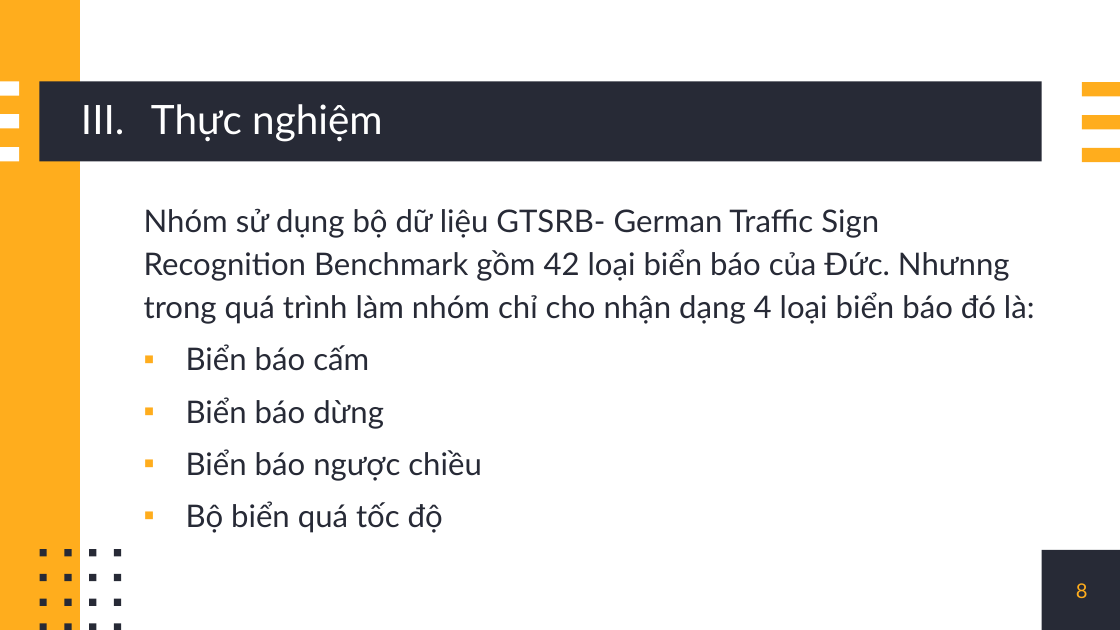
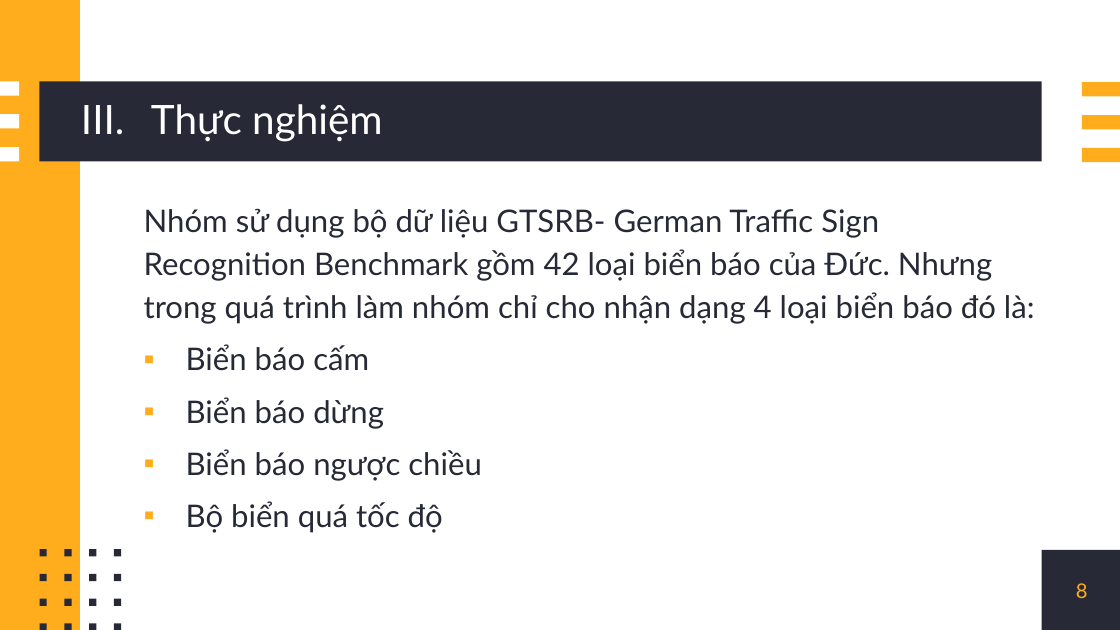
Before and after one commit to TruongNhat1759/Traffic-Sign-Recognition, a slide deck: slide 8 of Slide.pptx. Drawn at 1120x630 pixels with LibreOffice and Linux fonts; fonts in the diff are those of the drawing. Boxes give left, top, right and bottom in pixels: in the first picture for what was removed or moved away, otherwise in the second. Text is boxed around its words. In the diff, an @@ line names an element or a change of style, - is before the commit and + after.

```diff
--- a/Slide.pptx
+++ b/Slide.pptx
@@ text at (144, 208, 1035, 324): text changed @@
-Nhóm sử dụng bộ dữ liệu GTSRB- German Traffic Sign Recognition Benchmark gồm 42 loại biển báo của Đức. Nhưnng trong quá trình làm nhóm chỉ cho nhận dạng 4 loại biển báo đó là:
+Nhóm sử dụng bộ dữ liệu GTSRB- German Traffic Sign Recognition Benchmark gồm 42 loại biển báo của Đức. Nhưng trong quá trình làm nhóm chỉ cho nhận dạng 4 loại biển báo đó là:
```
Also in this commit, not shown: 1 other slide changed, 18 other files.
